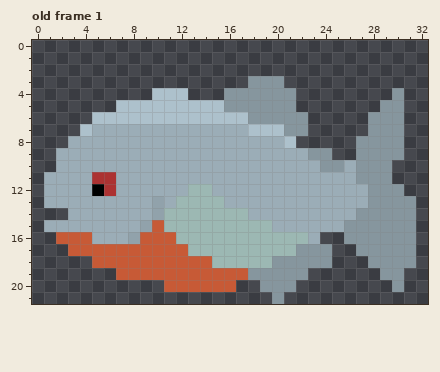
File history of a pixel-art file, assets/art/piranha.aseprite. The first picture shows the starting point.
33x22 pixels, 1 frame. Colours within 5 levels of each other are drawn and written as one. Shown: old frame 1. The commit also changed other frames, which this record leaves out.
And afterwards:
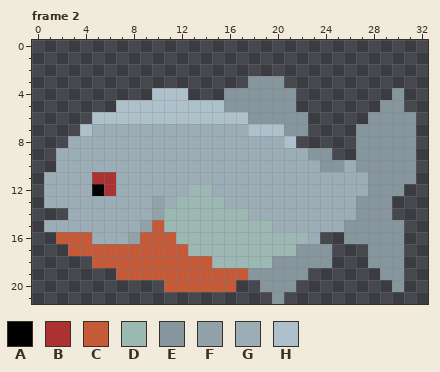
Palette (. is transparent): A #000000  B #ac3232  C #c75a36  D #9cb8b3  E #86969e  F #91a2ab  G #9badb7  H #adc1cc
A new or re-ordered frame is compared with the old frame closest to it.
The exact change:
frames 1 -> 4
Frame 2 is new; against old frame 1:
The author put colour E in row 6 at x 31; in row 7 at x 27 and 31; in rows 8 to 9 at x 31; in rows 10 to 11 at x 30 to 31.
Colour G becomes colour E in row 13 at x 27.
Colour E becomes colour G in row 11 at x 27.
The edit erases colour E in rows 13 to 14 at x 30 to 31; in rows 15 to 16 at x 31; in row 17 at x 27 and 31; in row 18 at x 31.
Boxes around the changes in both pictures, in picture pixels (x1, y1, x2, y2):
changed: (356, 112, 416, 268)
